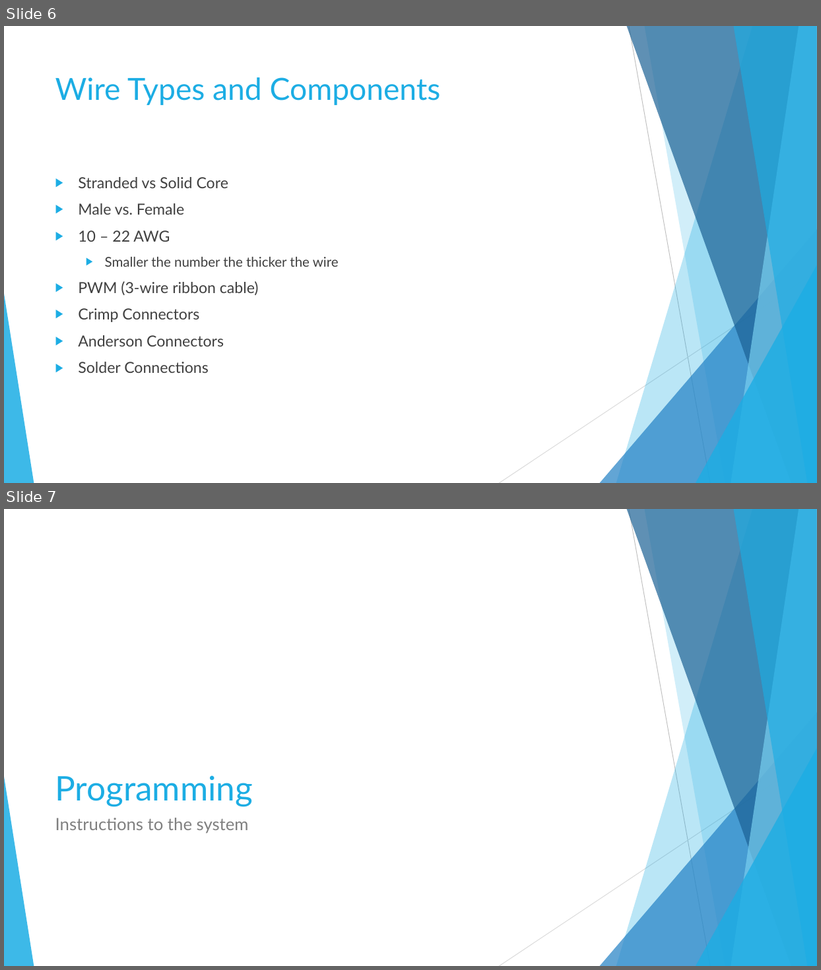
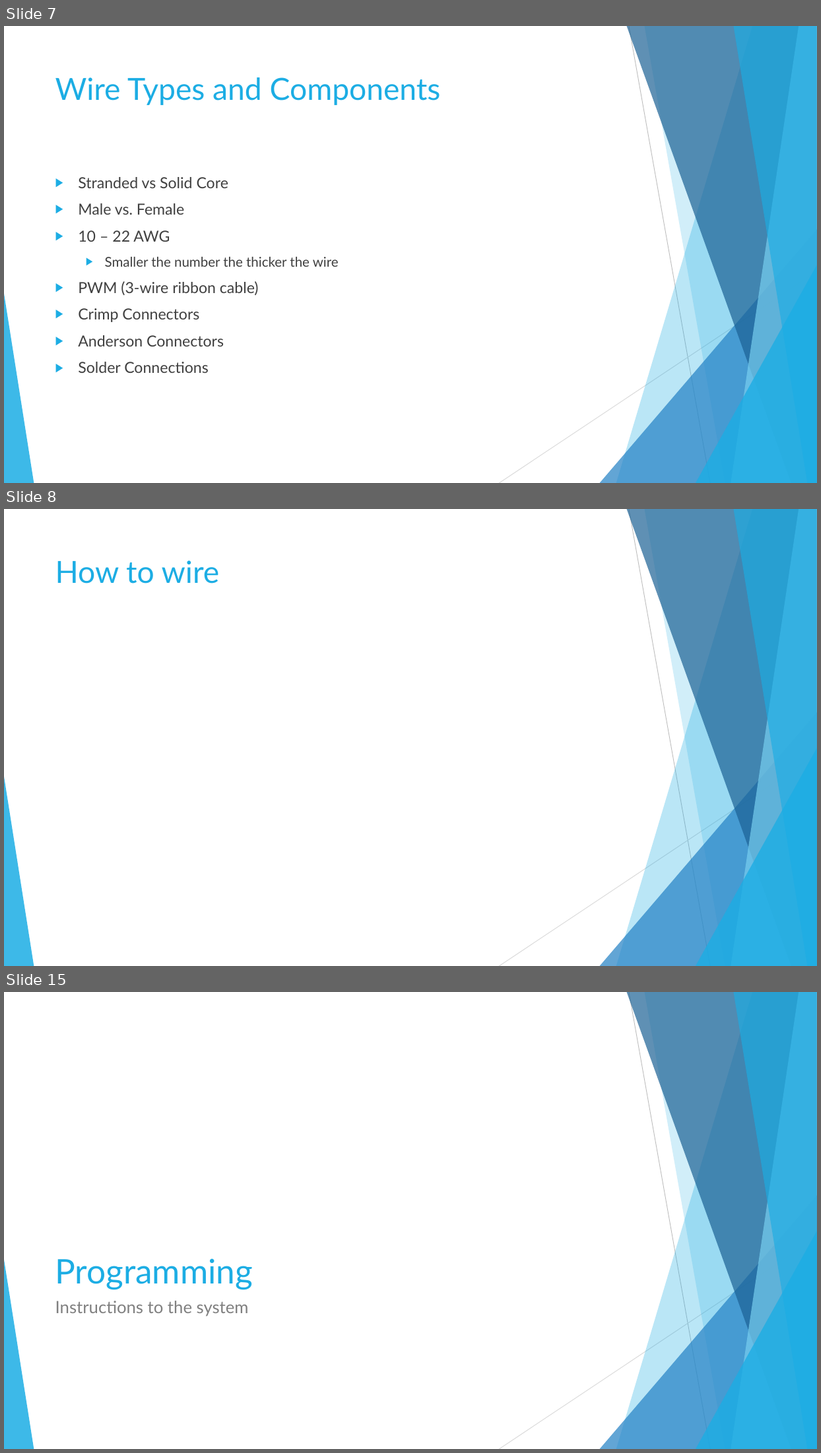
Before and after one commit to RoboEagles/Resources, a slide deck: Lessons/Control Systems.pptx. Shown one above the other, each under a label of ours: slides 6 and 7 before the commit, slides 7, 8 and 15 after it; the slides between them are not shown. The pictures are 821x970 and 821x1453 pixels, drawn with LibreOffice and Linux fonts; fonts in the diff are those of the drawing. Boxes give left, top, right and bottom in pixels: in the first picture for what was removed or moved away, otherwise in the second. Text is boxed around its words. In the diff, an @@ line names an element or a change of style, - is before the commit and + after.

```diff
--- a/Lessons/Control Systems.pptx
+++ b/Lessons/Control Systems.pptx
@@ slide 8 added at box(4, 509, 817, 966), background #FFFFFF; not listed: 10 template elements that a slide beside it also shows @@
@@ title added at box(55, 560, 220, 584), 36 pt, text #1CADE4 @@
+How to wire
@@ what was slide 6 is now slide 7 @@
@@ what was slide 7 is now slide 15 @@
```
Also in this commit, not shown: 8 other slides added, 1 slide removed.
